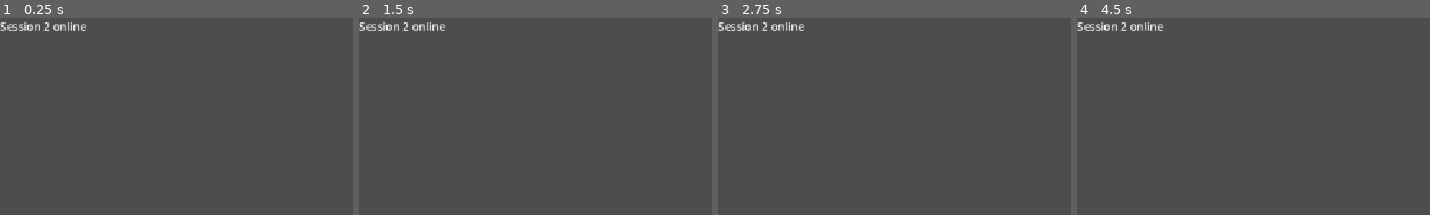
Above: before the commit, frames 1-4 (left to right).
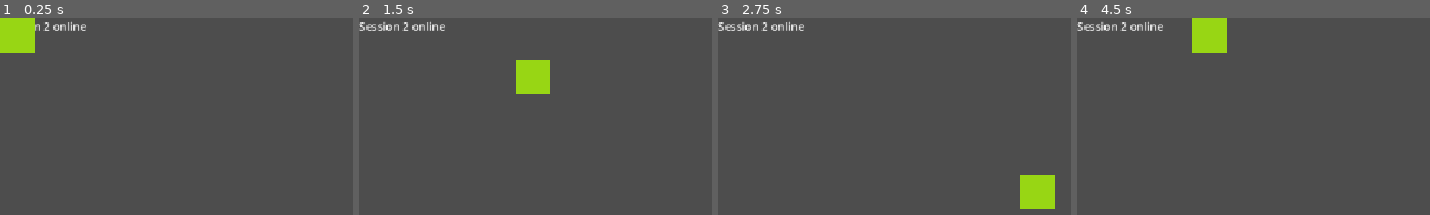
Above: after the commit, the same moments.

Repository: rhayncat/begin_game_dev
Game: Godot game, scene res://scenes/main.tscn
The game is run twice, just before and just after one commit, with the same random seed, the same clock (stepped at 60 frames per second) and the same inputs.
Inputs:
- Up to frame 1 (0.25 s): no input
- Up to frame 2 (1.5 s): tap Enter at 0.5 s; hold Right (ui_right) 0.53-1.28 s; hold Down (ui_down) from 1.28 s (still down)
- Up to frame 3 (2.75 s): release Down (ui_down) at 2.03 s; hold Right (ui_right) from 2.03 s (still down)
- Up to frame 4 (4.5 s): release Right (ui_right) at 2.78 s; hold Up (ui_up) 2.78-3.53 s; hold Left (ui_left) from 3.53 s (still down)

The runs differ from the first frame. In frame 1, 1.8% of the frame differs, in the area x 0-10%, y 0-18%; in frame 2, 1.7%; in frame 3, 1.7%; in frame 4, 1.8%.

Commit message:
Session 3: moving block with input handling

Diff:
--- a/scenes/main.tscn
+++ b/scenes/main.tscn
@@ -1,6 +1,7 @@
 [gd_scene format=3 uid="uid://c0s5h6b5n2eb"]
 
 [ext_resource type="Script" uid="uid://c1rrkvcwr0nvu" path="res://scenes/label.gd" id="1_o5qli"]
+[ext_resource type="Script" uid="uid://beijikgb5621w" path="res://scenes/player.gd" id="2_0wfyh"]
 
 [node name="Control" type="Control" unique_id=180639186]
 layout_mode = 3
@@ -16,3 +17,10 @@
 offset_bottom = 23.0
 text = "Hello"
 script = ExtResource("1_o5qli")
+
+[node name="Player" type="ColorRect" parent="Label" unique_id=1356658765]
+layout_mode = 0
+offset_right = 50.0
+offset_bottom = 50.0
+color = Color(0.5951167, 0.8392264, 0.07717127, 1)
+script = ExtResource("2_0wfyh")
--- /dev/null
+++ b/scenes/player.gd
@@ -0,0 +1,19 @@
+extends ColorRect
+
+var speed = 300  # pixels per second
+
+func _process(delta):
+	var direction = Vector2.ZERO
+
+	if Input.is_action_pressed("ui_right"):
+		direction.x += 1
+	if Input.is_action_pressed("ui_left"):
+		direction.x -= 1
+	if Input.is_action_pressed("ui_down"):
+		direction.y += 1
+	if Input.is_action_pressed("ui_up"):
+		direction.y -= 1
+
+	position += direction.normalized() * speed * delta
+	position.x = clamp(position.x, 0, 1000)
+	position.y = clamp(position.y, 0, 600)
Not shown, added: scenes/player.gd.uid
Not shown, changed: NEXT.md
